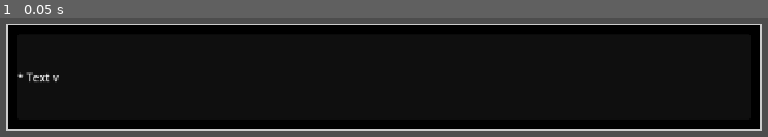
Above: before the commit, frame 1.
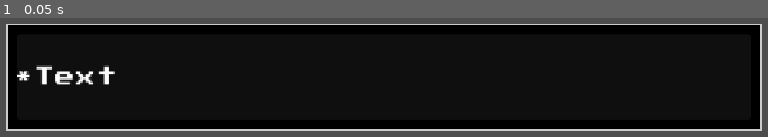
Above: after the commit, the same moment.

Repository: nugamestudioclub/memento
Game: Godot game, scene res://UI/textbox.tscn
Same seed, same stepped clock (60 frames per second), same inputs: the game is played once before the commit and once after it. This scene is started directly instead of the project's main scene.
Inputs:
- Up to frame 1 (0.05 s): no input

The runs differ from the first frame. In frame 1, 1.0% of the frame differs, in the area x 2-15%, y 39-57%.

Commit message:
added a cool font ig this textbox stuff is hard work

Diff:
--- a/memento/UI/textbox.tscn
+++ b/memento/UI/textbox.tscn
@@ -1,4 +1,6 @@
 [gd_scene format=3 uid="uid://bigi8jnh410o5"]
+
+[ext_resource type="FontFile" uid="uid://bji16pv3s1w0o" path="res://UI/PressStart2P-Regular.ttf" id="1_oav4j"]
 
 [sub_resource type="StyleBoxFlat" id="StyleBoxFlat_jafju"]
 bg_color = Color(0, 0, 0, 1)
@@ -40,12 +42,12 @@
 
 [node name="Start" type="Label" parent="MarginContainer/MarginContainer/HBoxContainer" unique_id=1536668898]
 layout_mode = 2
+theme_override_fonts/font = ExtResource("1_oav4j")
+theme_override_font_sizes/font_size = 20
 text = "*"
 
 [node name="Label2" type="Label" parent="MarginContainer/MarginContainer/HBoxContainer" unique_id=1233560884]
 layout_mode = 2
+theme_override_fonts/font = ExtResource("1_oav4j")
+theme_override_font_sizes/font_size = 30
 text = "Text"
-
-[node name="End" type="Label" parent="MarginContainer/MarginContainer/HBoxContainer" unique_id=861163192]
-layout_mode = 2
-text = "v"
Binary file added: memento/UI/PressStart2P-Regular.ttf
Not shown, added: memento/UI/PressStart2P-Regular.ttf.import
